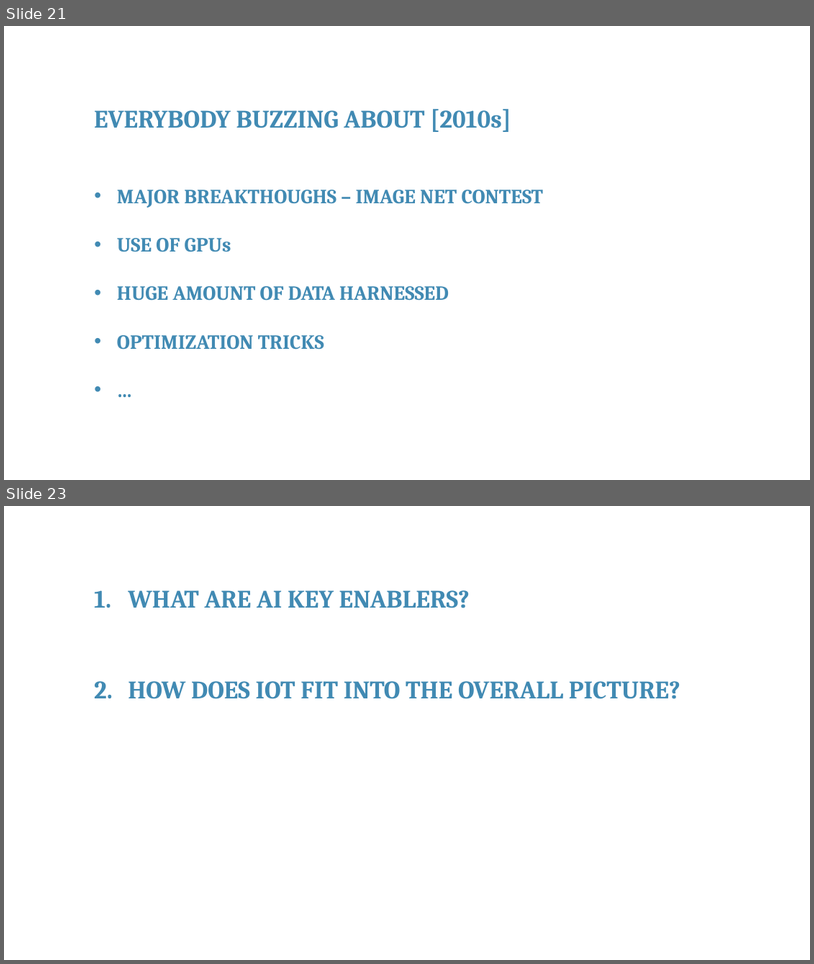
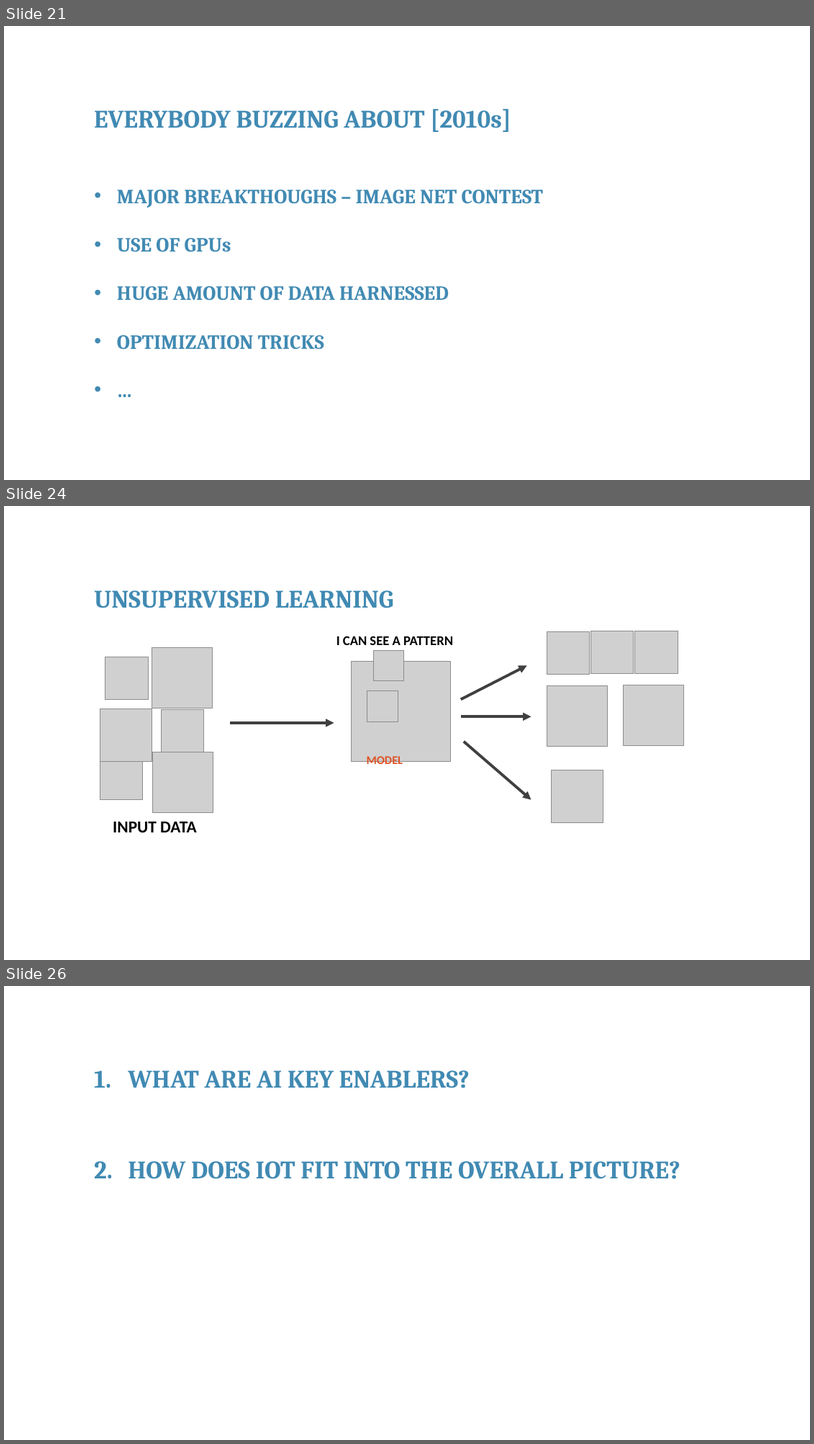
Before and after one commit to franckalbinet/itu-eaco-zanzibar-12-2018, a slide deck: presentations/session-4-intro-to-ai.pptx. Shown one above the other, each under a label of ours: slides 21 and 23 before the commit, slides 21, 24 and 26 after it; the slides between them are not shown. The pictures are 814x964 and 814x1444 pixels, drawn with LibreOffice and Linux fonts; fonts in the diff are those of the drawing; grey boxes stand for pictures; background and template pictures are left out. Boxes give left, top, right and bottom in pixels: in the first picture for what was removed or moved away, otherwise in the second. Text is boxed around its words. In the diff, an @@ line names an element or a change of style, - is before the commit and + after.

```diff
--- a/presentations/session-4-intro-to-ai.pptx
+++ b/presentations/session-4-intro-to-ai.pptx
@@ slide 24 added at [4,506,810,960], background #FFFFFF @@
@@ text added at [94,590,394,608], 30 pt, text #418AB3, bold @@
+UNSUPERVISED LEARNING
@@ picture added at [548,632,589,674] @@
@@ picture added at [591,631,633,674] @@
@@ picture added at [635,631,678,674] @@
@@ picture added at [106,656,148,699] @@
@@ picture added at [152,648,213,708] @@
@@ text added at [337,636,453,645], 16 pt, text #000000, bold @@
+I CAN SEE A PATTERN
@@ picture added at [373,650,404,680] @@
@@ picture added at [351,662,451,762] @@
@@ arrow added from (461, 699) to (527, 666), #404040 3.25 pt @@
@@ picture added at [368,690,399,721] @@
@@ picture added at [548,686,608,746] @@
@@ picture added at [623,685,684,746] @@
@@ picture added at [100,708,152,761] @@
@@ picture added at [161,710,203,752] @@
@@ arrow added from (461, 716) to (532, 716), #404040 3.25 pt @@
@@ arrow added from (230, 723) to (334, 723), #404040 3.25 pt @@
@@ arrow added from (464, 741) to (532, 800), #404040 3.25 pt @@
@@ picture added at [100,757,142,800] @@
@@ picture added at [153,752,214,813] @@
@@ text added at [367,756,404,767], 14 pt, text #DF5327, bold @@
+MODEL
@@ picture added at [551,770,604,822] @@
@@ text added at [113,821,196,832], 20 pt, text #000000, bold @@
+INPUT DATA
@@ what was slide 23 is now slide 26 @@
```
Also in this commit, not shown: 6 slides changed, 3 other slides added, 1 slide removed, 1 other file.
